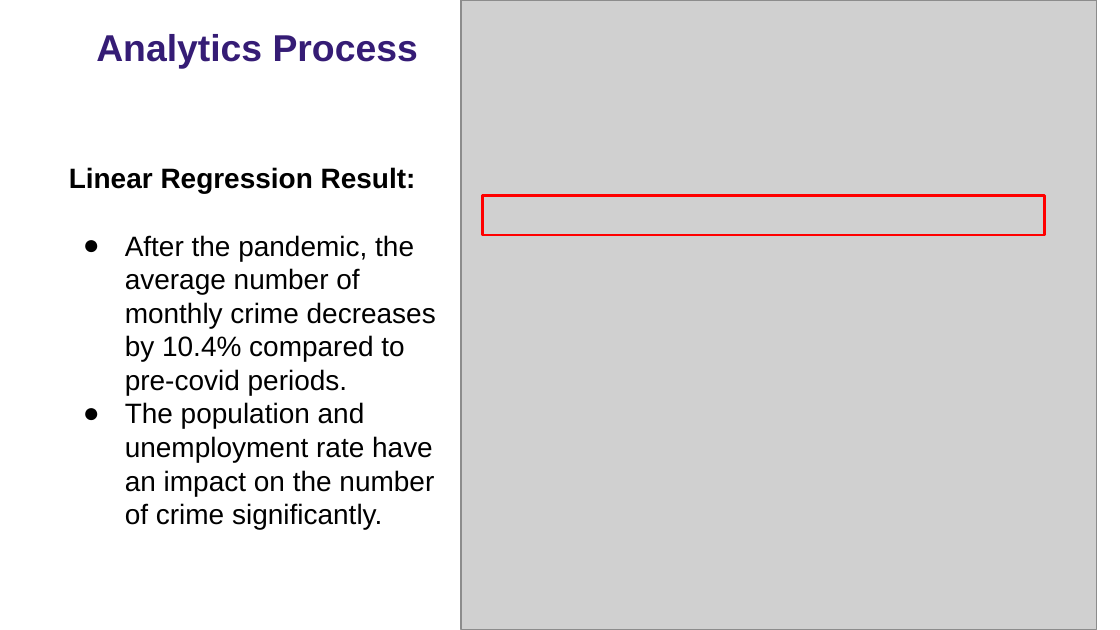
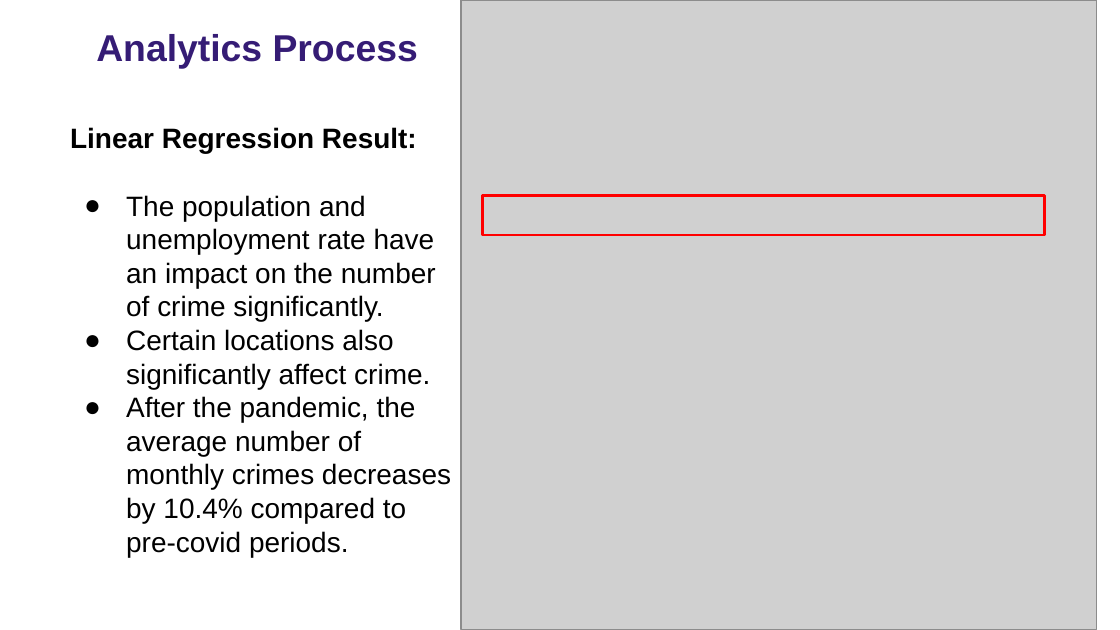
Before and after one commit to falakjain98/MS-Business-Analytics, a slide deck: slide 21 of DSO 510 Business Analytics/Project/Group7_DSO510_Presentation.pptx (slide 19 before the commit). Drawn at 1120x630 pixels with LibreOffice and Linux fonts; fonts in the diff are those of the drawing; grey boxes stand for pictures. Boxes give left, top, right and bottom in pixels: in the first picture for what was removed or moved away, otherwise in the second. Text is boxed around its words. In the diff, an @@ line names an element or a change of style, - is before the commit and + after.

```diff
--- a/DSO 510 Business Analytics/Project/Group7_DSO510_Presentation.pptx
+++ b/DSO 510 Business Analytics/Project/Group7_DSO510_Presentation.pptx
@@ text "Linear Regression Result:" moved from (x1=69, y1=167, x2=436, y2=529) to (x1=70, y1=127, x2=451, y2=557) @@
@@ text at (x1=125, y1=235, x2=436, y2=395): paragraph removed @@
-● After the pandemic, the average number of monthly crime decreases by 10.4% compared to pre-covid periods.
@@ text at (x1=126, y1=329, x2=451, y2=557): paragraphs added @@
+● Certain locations also significantly affect crime.
+● After the pandemic, the average number of monthly crimes decreases by 10.4% compared to pre-covid periods.
```
Also in this commit, not shown: 8 other slides changed, 2 slides added.
